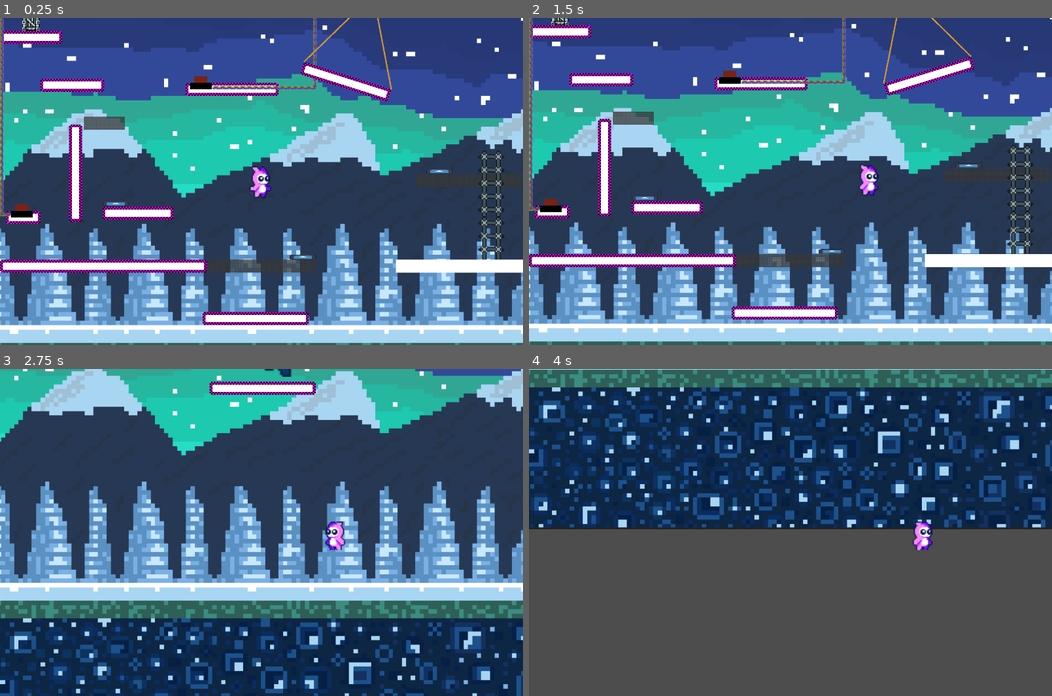
Above: before the commit, frames 1-4 (two rows, left to right).
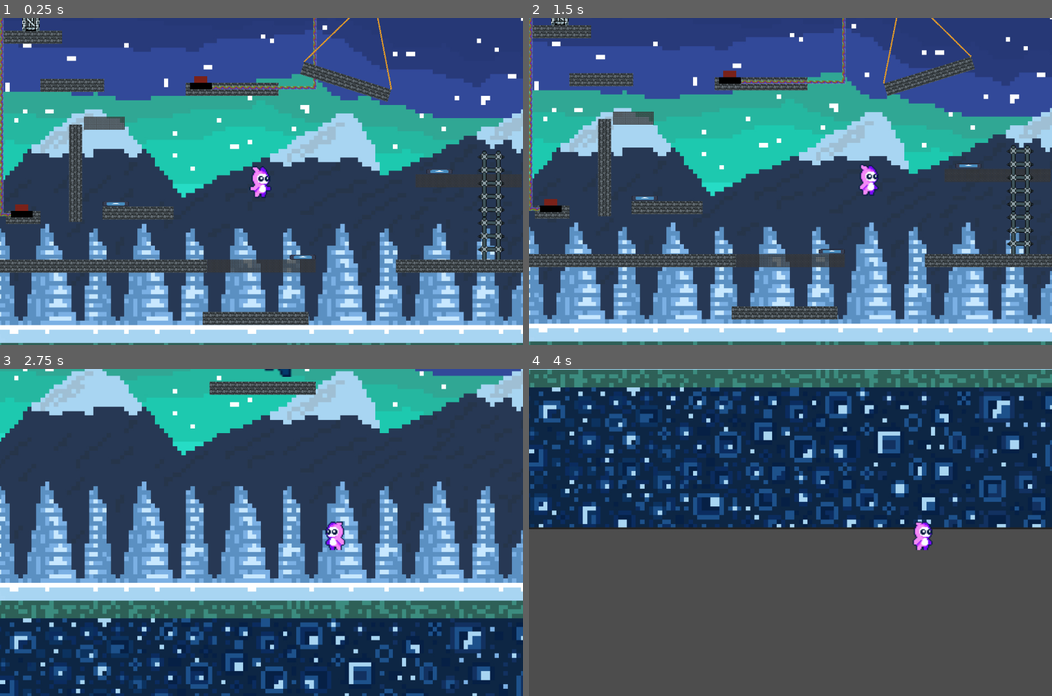
Above: after the commit, the same moments.

Repository: LordRevan36/hackathon_2026
Game: Godot game, scene res://levels/LevelDirectory/Director/level_director.tscn
Two runs of this game, one before a commit and one after it. Both use one fixed random seed, a clock stepped at 60 frames per second and the inputs below. The engine's default icon, where the game draws it, is replaced by a stand-in: a white triangle on a blue panel in a dark square.
Inputs:
- Up to frame 1 (0.25 s): no input
- Up to frame 2 (1.5 s): hold D (right) from 0.53 s (still down); tap Space (jump) at 0.77 s
- Up to frame 3 (2.75 s): tap Space (jump) at 1.52 s; release D (right) at 2.03 s; hold A (left) from 2.03 s (still down)
- Up to frame 4 (4 s): release A (left) at 2.78 s; hold D (right) from 2.78 s (still down); tap Space (jump) at 3.02, 3.77 s

The runs differ from the first frame. In frame 1, 7.3% of the frame differs, in the area x 0-100%, y 3-94%; in frame 2, 7.1%; in frame 3, 0.9%; in frame 4, nothing differs.

Commit message:
asset updates

Diff:
--- a/GlobalScripts/global_monster.gd
+++ b/GlobalScripts/global_monster.gd
@@ -1,7 +1,7 @@
 extends Node
 
-const MONSTER_WAIT_TIME = 4
+const MONSTER_WAIT_TIME = 6
 const MONSTER_MIN_JUMP_DISTANCE = 20
-const IDEAL_JUMP_HEIGHT = 300
+const IDEAL_JUMP_HEIGHT = 250
 const LANDING_OFFSET = -20 #how many pixels the height of the monster is offset when initially landing on a platform
 const MIN_JUMP_HEIGHT = 100.0 # How high (in pixels) above the highest point (start or end) the arc should go
--- a/levels/FirstLevel/main.tscn
+++ b/levels/FirstLevel/main.tscn
@@ -151,7 +151,6 @@
 
 [node name="Platform7" parent="Props/Platforms" unique_id=850538308 instance=ExtResource("3_80iyk")]
 position = Vector2(256, -268)
-useBorders = false
 
 [node name="Polygon" parent="Props/Platforms/Platform7" index="0" unique_id=1214519473]
 polygon = PackedVector2Array(-86, -14, 86, -14, 86, 14, -86, 14)
--- a/props/platforms/elevator.tscn
+++ b/props/platforms/elevator.tscn
@@ -1,7 +1,7 @@
 [gd_scene format=3 uid="uid://bnxccdjidlvxv"]
 
 [ext_resource type="Script" uid="uid://gqy4hyc75103" path="res://props/platforms/elevator.gd" id="1_pb310"]
-[ext_resource type="Texture2D" uid="uid://bq6yx85wl1xmw" path="res://assets/placeholderTexture.png" id="2_icuw5"]
+[ext_resource type="Texture2D" uid="uid://oc46s8b64kqc" path="res://assets/winter_platform_small.png" id="2_icuw5"]
 
 [sub_resource type="RectangleShape2D" id="RectangleShape2D_jdaig"]
 resource_local_to_scene = true
--- a/props/platforms/platform.tscn
+++ b/props/platforms/platform.tscn
@@ -1,20 +1,22 @@
 [gd_scene format=3 uid="uid://cw1gth0dtunj4"]
 
 [ext_resource type="Script" uid="uid://cxbfo157kjv06" path="res://props/platforms/platform.gd" id="1_gpub6"]
-[ext_resource type="Texture2D" uid="uid://bq6yx85wl1xmw" path="res://assets/placeholderTexture.png" id="2_nyff6"]
+[ext_resource type="Texture2D" uid="uid://c1qqfr3kc3abh" path="res://assets/stone_small.png" id="2_nyff6"]
 
 [sub_resource type="RectangleShape2D" id="RectangleShape2D_gpub6"]
 resource_local_to_scene = true
 size = Vector2(292, 36)
 
 [node name="Platform" type="StaticBody2D" unique_id=1810100926 groups=["platform_group"]]
+texture_repeat = 2
 script = ExtResource("1_gpub6")
-borderTexture = ExtResource("2_nyff6")
-borderWidth = 8.0
+useBorders = false
+bodyTexture = ExtResource("2_nyff6")
 
 [node name="Polygon" type="Polygon2D" parent="." unique_id=1214519473]
 texture_repeat = 2
-polygon = PackedVector2Array(-142, -14, 142, -14, 142, 14, -142, 14)
+texture = ExtResource("2_nyff6")
+polygon = PackedVector2Array(-146, -18, 146, -18, 146, 18, -146, 18)
 
 [node name="CollisionShape" type="CollisionShape2D" parent="." unique_id=1909510158]
 shape = SubResource("RectangleShape2D_gpub6")
Binary file added: assets/stone.png
Not shown, added: assets/stone.png.import
Binary file added: assets/stone_small.png
Not shown, added: assets/stone_small.png.import
Not shown, changed: assets/.DS_Store
